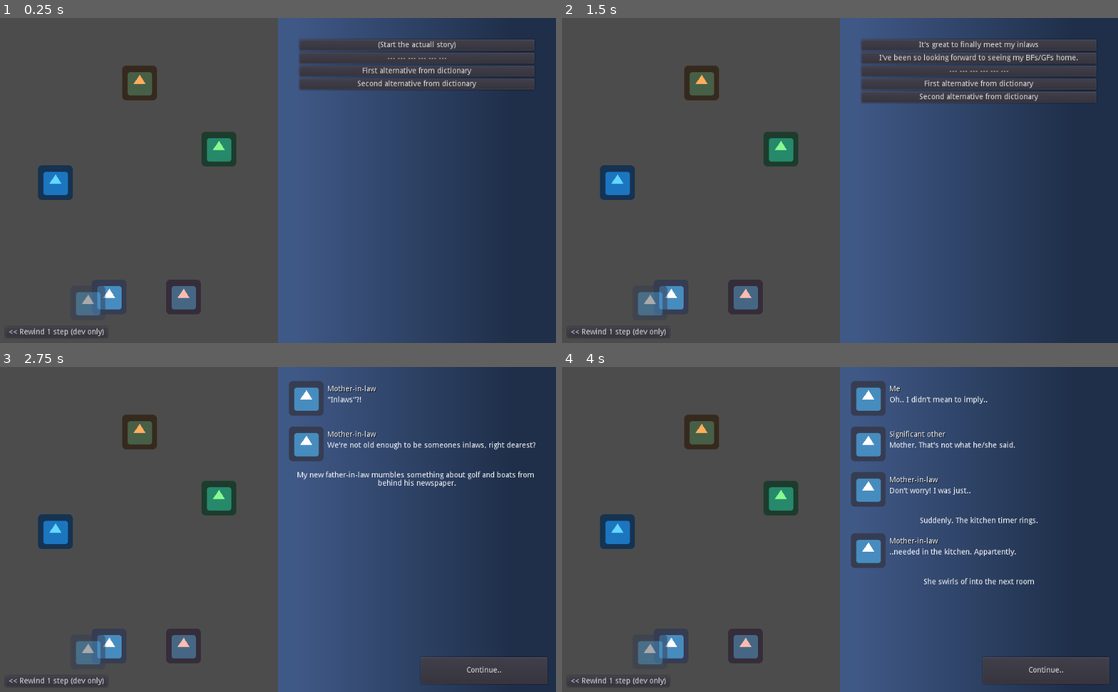
Above: before the commit, frames 1-4 (two rows, left to right).
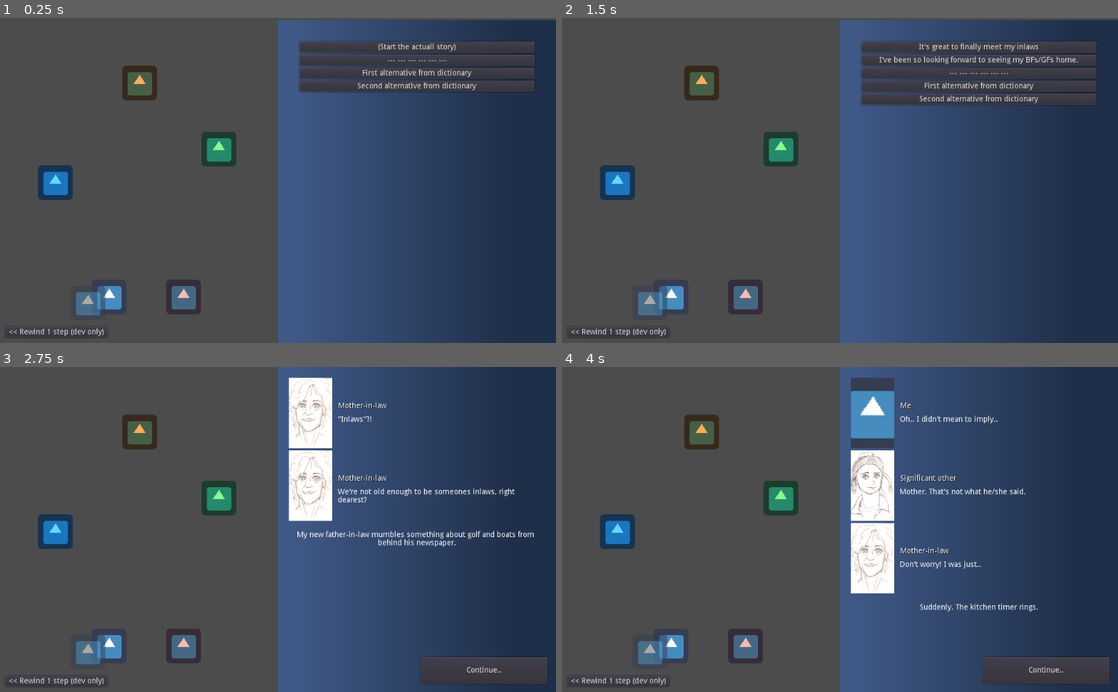
Above: after the commit, the same moments.

Repository: jordgubben/gw24-fam-andersson
Game: Godot game, scene res://FamilyDinner.tscn
The game is run twice, just before and just after one commit, with the same random seed, the same clock (stepped at 60 frames per second) and the same inputs. The engine's default icon, where the game draws it, is replaced by a stand-in: a white triangle on a blue panel in a dark square.
Inputs:
- Up to frame 1 (0.25 s): no input
- Up to frame 2 (1.5 s): click "(Start the actuall story)" at 0.5 s; click "Continue.." at 1.25 s
- Up to frame 3 (2.75 s): click "It's great to finally meet my…" at 2 s
- Up to frame 4 (4 s): click "Continue.." at 2.75 s; click "(Apologize)" at 3.5 s

The runs differ from the first frame. In frame 1, 2.7% of the frame differs, in the area x 50-100%, y 0-23%; in frame 2, 3.5%; in frame 3, 5.5%; in frame 4, 6.8%, in the area x 51-86%, y 3-76%.

Commit message:
Present dialog with speaker portraits

Diff:
--- a/FamilyDinner.gd
+++ b/FamilyDinner.gd
@@ -139,6 +139,13 @@
 
 # Populate options panel with some placeholders
 func _ready():
+	# Set gender expression of SO at random
+	randomize()
+	if randi() % 2 == 0:
+		$dining_room_occupants/significant_other.speaker_portrait = load("res://people/so_f_port.png")
+	else:
+		$dining_room_occupants/significant_other.speaker_portrait = load("res://people/so_m_port.png")
+
 	self.populate_options()
 
 
--- a/FamilyDinner.tscn
+++ b/FamilyDinner.tscn
@@ -1,10 +1,14 @@
-[gd_scene load_steps=6 format=2]
+[gd_scene load_steps=10 format=2]
 
 [ext_resource path="res://FamilyDinner.gd" type="Script" id=1]
 [ext_resource path="res://ui/OptionsPanel.tscn" type="PackedScene" id=2]
 [ext_resource path="res://ui/NarrativePanel.tscn" type="PackedScene" id=3]
 [ext_resource path="res://icon.png" type="Texture" id=4]
 [ext_resource path="res://Person.gd" type="Script" id=5]
+[ext_resource path="res://people/mil_port.png" type="Texture" id=6]
+[ext_resource path="res://people/sil_port.png" type="Texture" id=7]
+[ext_resource path="res://people/fil_port.png" type="Texture" id=8]
+[ext_resource path="res://people/bil_port.png" type="Texture" id=9]
 
 [node name="FamilyDinner" type="Node2D"]
 script = ExtResource( 1 )
@@ -17,6 +21,7 @@
 texture = ExtResource( 4 )
 script = ExtResource( 5 )
 speaker_name = "Mother-in-law"
+speaker_portrait = ExtResource( 6 )
 
 [node name="sister-in-law" type="Sprite" parent="dining_room_occupants"]
 modulate = Color( 0.533333, 0.976471, 0.560784, 1 )
@@ -24,6 +29,15 @@
 texture = ExtResource( 4 )
 script = ExtResource( 5 )
 speaker_name = "Sister-in-law"
+speaker_portrait = ExtResource( 7 )
+
+[node name="brother-in-law" type="Sprite" parent="dining_room_occupants"]
+modulate = Color( 0.533333, 0.603922, 0.976471, 1 )
+position = Vector2( 431.705, -61.456 )
+texture = ExtResource( 4 )
+script = ExtResource( 5 )
+speaker_name = "Sister-in-law"
+speaker_portrait = ExtResource( 9 )
 
 [node name="significant_other" type="Sprite" parent="dining_room_occupants"]
 modulate = Color( 0.984314, 0.737255, 0.690196, 1 )
@@ -38,12 +52,14 @@
 texture = ExtResource( 4 )
 script = ExtResource( 5 )
 speaker_name = "Father in law"
+speaker_portrait = ExtResource( 8 )
 
 [node name="me" type="Sprite" parent="dining_room_occupants"]
 position = Vector2( 201, 515 )
 texture = ExtResource( 4 )
 script = ExtResource( 5 )
 speaker_name = "Me"
+speaker_portrait = ExtResource( 4 )
 
 [node name="inner_voice" type="Sprite" parent="dining_room_occupants"]
 modulate = Color( 1, 1, 1, 0.52549 )
@@ -51,6 +67,7 @@
 texture = ExtResource( 4 )
 script = ExtResource( 5 )
 speaker_name = "My inner voice"
+speaker_portrait = ExtResource( 4 )
 
 [node name="ui" type="Control" parent="."]
 anchor_right = 1.0
@@ -66,6 +83,8 @@
 visible = false
 
 [node name="options" parent="ui" instance=ExtResource( 2 )]
+margin_top = 3.85535
+margin_bottom = 3.85535
 
 [node name="MarginContainer" type="MarginContainer" parent="ui"]
 anchor_top = 1.0
--- a/Person.gd
+++ b/Person.gd
@@ -1,3 +1,4 @@
 extends Sprite
 
 export(String) var speaker_name
+export(Texture) var speaker_portrait
--- a/ui/DialougeBox.tscn
+++ b/ui/DialougeBox.tscn
@@ -4,27 +4,31 @@
 
 [node name="DialougeBox" type="Control"]
 margin_right = 432.0
-margin_bottom = 80.0
-rect_min_size = Vector2( 0, 80 )
+margin_bottom = 130.0
+rect_min_size = Vector2( 300, 130 )
+rect_clip_content = true
+size_flags_vertical = 0
 __meta__ = {
 "_edit_use_anchors_": false
 }
 
 [node name="speaker_portrait" type="TextureRect" parent="."]
 anchor_bottom = 1.0
-margin_top = 6.0
-margin_right = 64.0
-margin_bottom = -10.0
+margin_right = 80.0
+size_flags_horizontal = 0
+size_flags_vertical = 0
 texture = ExtResource( 1 )
+expand = true
+stretch_mode = 7
 __meta__ = {
 "_edit_use_anchors_": false
 }
 
 [node name="speaker_name" type="Label" parent="."]
-margin_left = 70.9879
-margin_top = 13.999
-margin_right = 216.988
-margin_bottom = 27.999
+margin_left = 90.9879
+margin_top = 45.0
+margin_right = 236.988
+margin_bottom = 65.0
 custom_colors/font_color_shadow = Color( 0, 0, 0, 1 )
 text = "Mr. Lorem"
 __meta__ = {
@@ -32,10 +36,12 @@
 }
 
 [node name="dialouge_label" type="RichTextLabel" parent="."]
+anchor_top = 1.0
 anchor_right = 1.0
-margin_left = 71.0
-margin_top = 34.0
-margin_bottom = 71.0
+anchor_bottom = 1.0
+margin_left = 90.0
+margin_top = -60.0
+margin_bottom = -14.0
 bbcode_enabled = true
 bbcode_text = "[color=blue]Lorem[/color] [i]ipsum[/i] dolor sit amet, consectetur adipiscing elit. Pellentesque massa tortor, suscipit a felis nec. "
 text = "Lorem ipsum dolor sit amet, consectetur adipiscing elit. Pellentesque massa tortor, suscipit a felis nec. "
--- a/ui/NarrationBox.tscn
+++ b/ui/NarrationBox.tscn
@@ -3,16 +3,16 @@
 [node name="NarrationBox" type="MarginContainer"]
 margin_right = 418.0
 margin_bottom = 45.0
-custom_constants/margin_top = 5
-custom_constants/margin_bottom = 5
+custom_constants/margin_top = 15
+custom_constants/margin_bottom = 15
 __meta__ = {
 "_edit_use_anchors_": false
 }
 
 [node name="narration_label" type="RichTextLabel" parent="."]
-margin_top = 5.0
+margin_top = 15.0
 margin_right = 418.0
-margin_bottom = 40.0
+margin_bottom = 45.0
 bbcode_enabled = true
 bbcode_text = "[center] Lorem] [color=green]ipsum[/color] dolor sit amet, consectetur adipiscing elit. Pellentesque massa tortor, suscipit a felis nec. [/center]"
 text = " Lorem] ipsum dolor sit amet, consectetur adipiscing elit. Pellentesque massa tortor, suscipit a felis nec. "
--- a/ui/NarrativePanel.gd
+++ b/ui/NarrativePanel.gd
@@ -16,6 +16,7 @@
 func queue_dialouge(speaker: Person, dialoug: String):
 	var d = DialougeBox.instance()
 	d.get_node("speaker_name").text = speaker.speaker_name
+	d.get_node("speaker_portrait").texture = speaker.speaker_portrait
 	d.get_node("dialouge_label").bbcode_text = dialoug
 	self.queue_element(d)
 
--- a/ui/NarrativePanel.tscn
+++ b/ui/NarrativePanel.tscn
@@ -45,9 +45,9 @@
 margin_right = 472.0
 
 [node name="narration_example" parent="margin/vbox" instance=ExtResource( 3 )]
-margin_top = 84.0
+margin_top = 134.0
 margin_right = 472.0
-margin_bottom = 124.0
+margin_bottom = 194.0
 
 [node name="continue_button" type="Button" parent="."]
 anchor_left = 1.0
Binary file added: people/bil_port.png
Not shown, added: people/bil_port.png.import
Binary file added: people/fil_port.png
Not shown, added: people/fil_port.png.import
Binary file added: people/mil_port.png
Not shown, added: people/mil_port.png.import
Binary file added: people/sil_port.png
Not shown, added: people/sil_port.png.import
Binary file added: people/so_f_port.png
Not shown, added: people/so_f_port.png.import
Binary file added: people/so_m_port.png
Not shown, added: people/so_m_port.png.import
